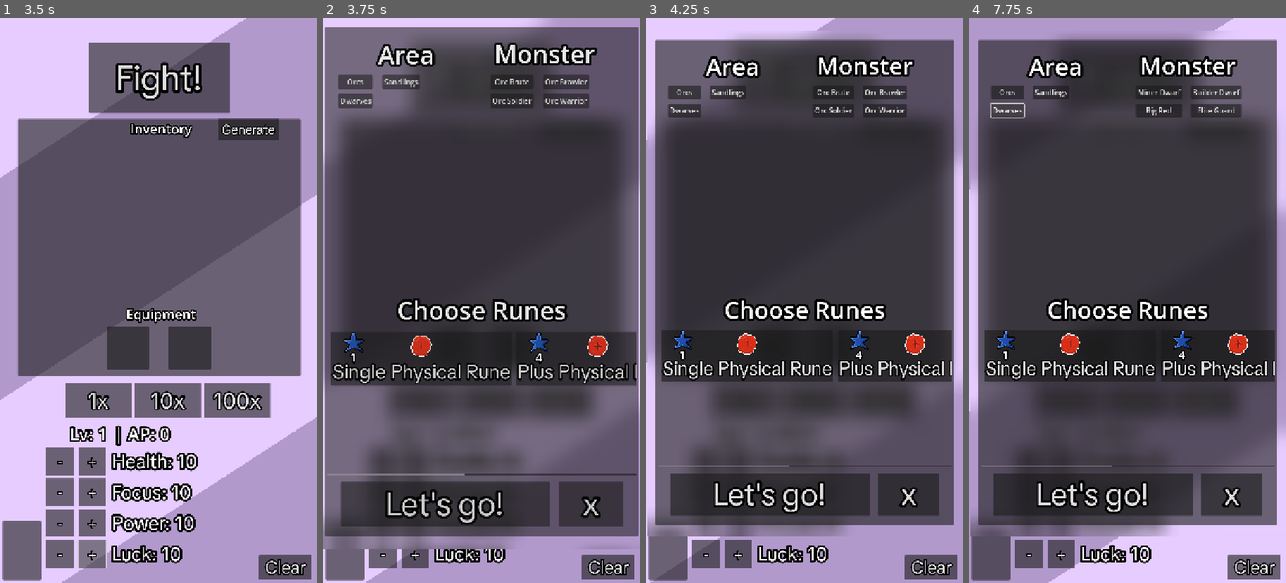
Above: before the commit, frames 1-4 (left to right).
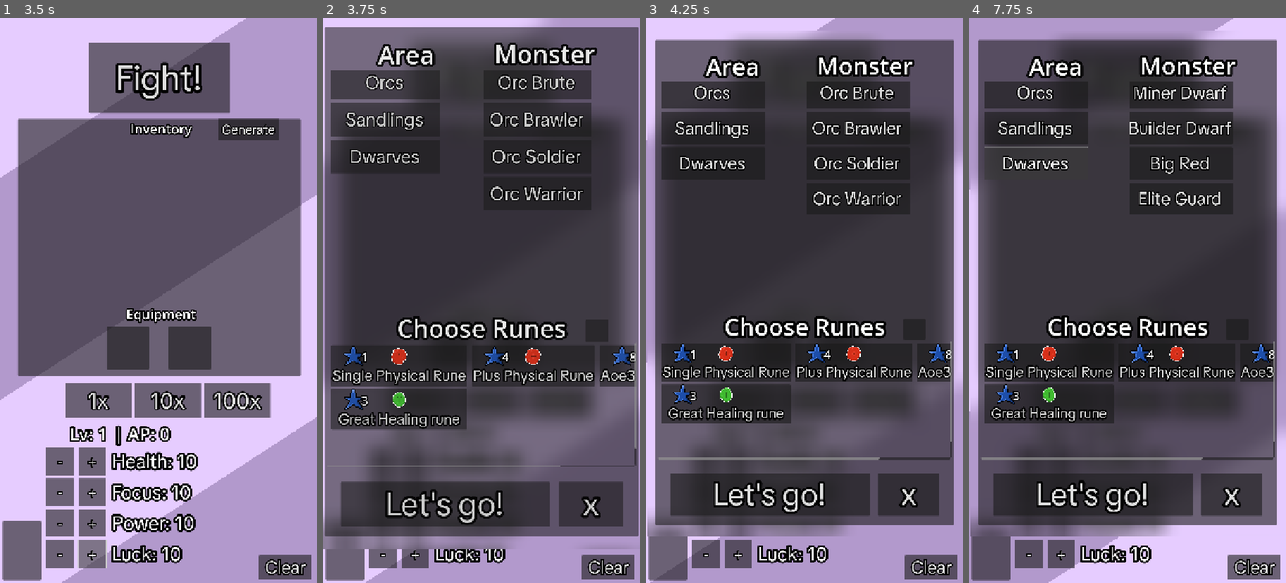
Above: after the commit, the same moments.

Repository: Nano95/project_RUNES
Game: Godot game, scene res://Scenes/Main.tscn
The game is run twice, just before and just after one commit, with the same random seed, the same clock (stepped at 60 frames per second) and the same inputs.
Inputs (mouse positions are in pixels of both pictures, inside the frame that each line leads up to):
- Up to frame 1 (3.5 s): click "+" at 0.5 s; click "+" at 1.25 s; click "+" at 2 s; click "+" at 2.75 s
- Up to frame 2 (3.75 s): click "Fight!" at 3.5 s
- Up to frame 3 (4.25 s): no input
- Up to frame 4 (7.75 s): click "Generate" at 4.25 s; click (991, 549) at 5 s; click "Orcs" at 5.75 s; click "Sandlings" at 6.5 s; click "Dwarves" at 7.25 s

Frame 1 is identical in both runs. In frame 2, 16% of the frame differs, in the area x 1-99%, y 9-81%; in frame 3, 14%; in frame 4, 14%.

Commit message:
Updated all monsters and added looting

Diff:
--- a/Scenes/FightMenu.tscn
+++ b/Scenes/FightMenu.tscn
@@ -11,6 +11,18 @@
 shader_parameter/lod = 3.0000001425
 
 [sub_resource type="ShaderMaterial" id="ShaderMaterial_8k8yn"]
+resource_local_to_scene = true
+shader = ExtResource("4_ov7x6")
+shader_parameter/time = 4.750000002218258e-07
+shader_parameter/activate = false
+
+[sub_resource type="ShaderMaterial" id="ShaderMaterial_ipivn"]
+resource_local_to_scene = true
+shader = ExtResource("4_ov7x6")
+shader_parameter/time = 4.750000002218258e-07
+shader_parameter/activate = false
+
+[sub_resource type="ShaderMaterial" id="ShaderMaterial_p854w"]
 resource_local_to_scene = true
 shader = ExtResource("4_ov7x6")
 shader_parameter/time = 4.750000002218258e-07
@@ -59,7 +71,7 @@
 vertical_alignment = 1
 
 [node name="ChooseMonster2" parent="ColorRect/Panel" instance=ExtResource("3_x5u2f")]
-material = SubResource("ShaderMaterial_8k8yn")
+material = SubResource("ShaderMaterial_ipivn")
 layout_mode = 0
 offset_left = 1.9999847
 offset_top = 22.0
@@ -87,8 +99,7 @@
 [node name="GridContainer" type="GridContainer" parent="ColorRect/Panel/Family/MarginContainer"]
 layout_mode = 2
 theme_override_constants/h_separation = 20
-theme_override_constants/v_separation = 10
-columns = 2
+theme_override_constants/v_separation = 80
 
 [node name="Location" type="ScrollContainer" parent="ColorRect/Panel"]
 custom_minimum_size = Vector2(150, 150)
@@ -107,17 +118,15 @@
 
 [node name="GridContainer" type="GridContainer" parent="ColorRect/Panel/Location/MarginContainer"]
 layout_mode = 2
-theme_override_constants/h_separation = 20
-theme_override_constants/v_separation = 10
-columns = 2
+theme_override_constants/v_separation = 80
 
 [node name="ChooseRunes" parent="ColorRect/Panel" instance=ExtResource("3_x5u2f")]
-material = SubResource("ShaderMaterial_8k8yn")
+material = SubResource("ShaderMaterial_p854w")
 layout_mode = 0
 offset_left = 1.9999847
-offset_top = 573.0
+offset_top = 612.0
 offset_right = 1252.0
-offset_bottom = 710.0
+offset_bottom = 749.0
 scale = Vector2(0.54, 0.54)
 text = "Choose Runes"
 horizontal_alignment = 1
@@ -126,9 +135,9 @@
 [node name="ScrollContainer2" type="ScrollContainer" parent="ColorRect/Panel/ChooseRunes"]
 layout_mode = 0
 offset_left = 7.4074364
-offset_top = 146.29626
+offset_top = 127.77779
 offset_right = 1246.2964
-offset_bottom = 731.48145
+offset_bottom = 625.92584
 
 [node name="MarginContainer" type="MarginContainer" parent="ColorRect/Panel/ChooseRunes/ScrollContainer2"]
 layout_mode = 2
@@ -142,7 +151,18 @@
 layout_mode = 2
 theme_override_constants/h_separation = 20
 theme_override_constants/v_separation = 10
-columns = 4
+columns = 3
+
+[node name="ToggleMonsterInfo" type="Button" parent="ColorRect/Panel"]
+layout_mode = 0
+offset_left = 564.00006
+offset_top = 632.0
+offset_right = 635.4286
+offset_bottom = 699.1428
+scale = Vector2(0.7, 0.7)
+theme_override_constants/outline_size = 30
+theme_override_fonts/font = ExtResource("5_utror")
+theme_override_font_sizes/font_size = 100
 
 [node name="Fight" type="Button" parent="ColorRect/Panel"]
 layout_mode = 0
--- a/Scenes/FightMenuRuneButton.tscn
+++ b/Scenes/FightMenuRuneButton.tscn
@@ -19,7 +19,7 @@
 scale = Vector2(0.25, 0.25)
 theme_override_constants/outline_size = 25
 theme_override_fonts/font = ExtResource("1_4rjwq")
-theme_override_font_sizes/font_size = 80
+theme_override_font_sizes/font_size = 60
 text = "Great Healing"
 icon = ExtResource("2_00aqc")
 icon_alignment = 1
@@ -37,11 +37,10 @@
 [node name="FocusLabel" parent="TextureRect" instance=ExtResource("5_lhn1g")]
 material = SubResource("ShaderMaterial_curfs")
 layout_mode = 0
-offset_left = -108.0
-offset_top = 68.0
-offset_right = 492.0
-offset_bottom = 205.0
+offset_left = 72.0
+offset_top = 12.0
+offset_right = 328.0
+offset_bottom = 149.0
 scale = Vector2(0.5, 0.5)
 text = "10"
-horizontal_alignment = 1
 vertical_alignment = 1
--- /dev/null
+++ b/Scenes/MyButton.tscn
@@ -0,0 +1,27 @@
+[gd_scene load_steps=3 format=3 uid="uid://b37x20v0etu6t"]
+
+[ext_resource type="FontFile" uid="uid://dkwdv1gjlxyfy" path="res://TikTokSans_24pt-Regular.ttf" id="1_a8uc2"]
+[ext_resource type="Script" uid="uid://b0u33hmqstq1d" path="res://Scripts/MyButton.gd" id="1_xd1w4"]
+
+[node name="Control" type="Control"]
+layout_mode = 3
+anchors_preset = 0
+offset_right = 40.0
+offset_bottom = 40.0
+script = ExtResource("1_xd1w4")
+
+[node name="Button" type="Button" parent="."]
+custom_minimum_size = Vector2(600, 182)
+layout_mode = 1
+anchors_preset = 15
+anchor_right = 1.0
+anchor_bottom = 1.0
+offset_right = 560.0
+offset_bottom = 142.0
+grow_horizontal = 2
+grow_vertical = 2
+scale = Vector2(0.4, 0.4)
+theme_override_constants/outline_size = 25
+theme_override_fonts/font = ExtResource("1_a8uc2")
+theme_override_font_sizes/font_size = 100
+text = "Orc Brute"
--- a/Scripts/FightMenu.gd
+++ b/Scripts/FightMenu.gd
@@ -7,6 +7,7 @@
 @export var start_button:Button
 @export var exit_button:Button
 @onready var rune_button:PackedScene = preload("res://Scenes/FightMenuRuneButton.tscn")
+@onready var my_button:PackedScene = preload("res://Scenes/MyButton.tscn")
 var areas:Array = ["orcs", "sandlings", "dwarves"]
 
 var selected_family: String = ""
@@ -29,10 +30,8 @@
 
 func setup_monster_grid() -> void:
 	for family in areas:
-		var btn := Button.new()
-		btn.text = family.capitalize()
-		btn.size += Vector2(20, 15)
-		btn.pressed.connect(_on_family_selected.bind(family))
+		var btn := my_button.instantiate()
+		btn.setup(family.capitalize(), _on_family_selected.bind(family), Vector2(.4, .4))
 		monster_grid_container.add_child(btn)
 
 	_on_family_selected(areas[0])
@@ -64,10 +63,8 @@
 
 	var monsters = MonsterDatabase[family]
 	for i in monsters.size():
-		var btn := Button.new()
-		btn.text = monsters[i].name  # or "Orc %d" % (i+1)
-		btn.scale = Vector2(1.6, 1.6)
-		btn.pressed.connect(_on_monster_selected.bind(i + 1))
+		var btn := my_button.instantiate()
+		btn.setup(monsters[i].name.capitalize(),_on_monster_selected.bind(i + 1), Vector2(.4, .4))
 		location_grid_container.add_child(btn)
 
 func _on_monster_selected(index: int) -> void:
--- a/Scripts/GameController.gd
+++ b/Scripts/GameController.gd
@@ -150,6 +150,8 @@
 	# Remove from grid
 	my_grid.clear_monster(monster)
 	#game_ui.update_monster_damage(calculate_group_power()) # I dont think we want to update this as game ends
+	print("")
+	roll_loot(monster.base)
 
 	var game_over = check_if_all_monsters_dead(false)
 	if (game_over): return
@@ -307,6 +309,30 @@
 
 	return base
 
+func roll_loot(monster: MonsterBase) -> void:
+	# --- ESSENCE (always drops) ---
+	var essence_amount := randi_range(monster.min_essence_amount, monster.max_essence_amount)
+	main.game_data.current_essences[monster.essence_type] += essence_amount
+	main.game_data.total_essences[monster.essence_type] += essence_amount
+	#loot_panel.add_loot_entry("+" + str(essence_amount) + " " + monster.essence_type + " Essence", essence_color, true)
+	print("Essences: ", essence_amount)
+	# --- GOLD (chance-based) ---
+	var final_gold_chance = monster.gold_chance + (current_luck * 0.01)
+	if (randf() <= (final_gold_chance)):
+		var gold_amount := randi_range(monster.min_gold_reward, monster.max_gold_reward)
+		main.game_data.current_gold += gold_amount
+		main.game_data.total_gold += gold_amount
+		#loot_panel.add_loot_entry("+" + str(gold_amount) + " Gold", gold_color, true)
+
+		print("final_gold_chance: ", gold_amount)
+	# --- EQUIPMENT (rare) ---
+	#if randf() <= monster.equipment_chance and monster.equipment_pool.size() > 0:
+		#var item_id := monster.equipment_pool.pick_random()
+		#var item := ItemDatabase.generate_item(item_id)
+		#main.game_data.add_item_to_inventory(item)
+		#loot_panel.add_loot_entry("Found: " + item.name, item_color, true)
+
+
 ######################
 ########### RUNE STUFF
 ######################
--- /dev/null
+++ b/Scripts/MyButton.gd
@@ -0,0 +1,7 @@
+extends Control
+class_name MyButton
+
+func setup(txt:String, callable:Callable, new_scale:Vector2=Vector2(1.0, 1.0)) -> void:
+	$Button.text = str(txt)
+	$Button.pressed.connect(callable)
+	scale = new_scale
--- a/Scripts/Resources/MonsterBase.gd
+++ b/Scripts/Resources/MonsterBase.gd
@@ -5,7 +5,10 @@
 @export var max_hp: int
 @export var power: int  # contributes to turn-attack damage
 @export var exp_reward: int
-@export var gold_reward: int
+
+@export var gold_chance: float = 0.75
+@export var min_gold_reward: int
+@export var max_gold_reward: int
 
 @export var essence_type: String  # "fire", "earth", etc.
 @export var min_essence_amount: int
@@ -18,3 +21,6 @@
 @export var anim_offset_y:int
 @export var anim_name: String
 @export var rarity: int = 1  # 1=common, 2=elite, 3=boss
+
+@export var equipment_chance: float = 0.02
+@export var equipment_pool: Array[String] = []
--- a/Scripts/Resources/Monsters/Dwarf1.tres
+++ b/Scripts/Resources/Monsters/Dwarf1.tres
@@ -8,10 +8,11 @@
 max_hp = 40
 power = 18
 exp_reward = 17
-gold_reward = 25
+min_gold_reward = 6
+max_gold_reward = 17
 essence_type = "physical"
-min_essence_amount = 3
-max_essence_amount = 4
+min_essence_amount = 5
+max_essence_amount = 7
 attack_speed = 4
 anim_offset_y = -13
 anim_name = "dwarf1"
--- a/Scripts/Resources/Monsters/Dwarf2.tres
+++ b/Scripts/Resources/Monsters/Dwarf2.tres
@@ -8,10 +8,11 @@
 max_hp = 50
 power = 18
 exp_reward = 19
-gold_reward = 29
+min_gold_reward = 8
+max_gold_reward = 17
 essence_type = "physical"
-min_essence_amount = 3
-max_essence_amount = 4
+min_essence_amount = 6
+max_essence_amount = 7
 attack_speed = 4
 anim_offset_y = -13
 anim_name = "dwarf2"
--- a/Scripts/Resources/Monsters/Dwarf3.tres
+++ b/Scripts/Resources/Monsters/Dwarf3.tres
@@ -8,10 +8,11 @@
 max_hp = 58
 power = 25
 exp_reward = 30
-gold_reward = 20
-essence_type = "physical"
-min_essence_amount = 3
-max_essence_amount = 4
+min_gold_reward = 5
+max_gold_reward = 20
+essence_type = "earth"
+min_essence_amount = 4
+max_essence_amount = 5
 attack_speed = 4
 anim_offset_y = -13
 anim_name = "dwarf3"
--- a/Scripts/Resources/Monsters/Dwarf4.tres
+++ b/Scripts/Resources/Monsters/Dwarf4.tres
@@ -8,10 +8,11 @@
 max_hp = 70
 power = 22
 exp_reward = 35
-gold_reward = 24
+min_gold_reward = 10
+max_gold_reward = 20
 essence_type = "physical"
-min_essence_amount = 3
-max_essence_amount = 4
+min_essence_amount = 7
+max_essence_amount = 9
 attack_speed = 4
 anim_offset_y = -13
 anim_name = "dwarf4"
--- a/Scripts/Resources/Monsters/Orc1.tres
+++ b/Scripts/Resources/Monsters/Orc1.tres
@@ -8,8 +8,10 @@
 max_hp = 15
 power = 1
 exp_reward = 4
-gold_reward = 5
+min_gold_reward = 1
+max_gold_reward = 3
 essence_type = "physical"
+min_essence_amount = 1
 max_essence_amount = 2
 attack_speed = 4
 anim_offset_y = -11
--- a/Scripts/Resources/Monsters/Orc2.tres
+++ b/Scripts/Resources/Monsters/Orc2.tres
@@ -8,7 +8,8 @@
 max_hp = 23
 power = 2
 exp_reward = 7
-gold_reward = 7
+min_gold_reward = 1
+max_gold_reward = 5
 essence_type = "physical"
 min_essence_amount = 1
 max_essence_amount = 2
--- a/Scripts/Resources/Monsters/Orc3.tres
+++ b/Scripts/Resources/Monsters/Orc3.tres
@@ -8,9 +8,10 @@
 max_hp = 30
 power = 4
 exp_reward = 10
-gold_reward = 11
+min_gold_reward = 3
+max_gold_reward = 6
 essence_type = "physical"
-min_essence_amount = 2
+min_essence_amount = 1
 max_essence_amount = 3
 attack_speed = 4
 anim_offset_y = -14
--- a/Scripts/Resources/Monsters/Orc4.tres
+++ b/Scripts/Resources/Monsters/Orc4.tres
@@ -8,10 +8,11 @@
 max_hp = 40
 power = 6
 exp_reward = 15
-gold_reward = 13
+min_gold_reward = 4
+max_gold_reward = 12
 essence_type = "physical"
-min_essence_amount = 3
-max_essence_amount = 4
+min_essence_amount = 2
+max_essence_amount = 3
 attack_speed = 4
 anim_offset_y = -14
 anim_name = "orc4"
--- a/Scripts/Resources/Monsters/Sandling1.tres
+++ b/Scripts/Resources/Monsters/Sandling1.tres
@@ -8,10 +8,11 @@
 max_hp = 35
 power = 12
 exp_reward = 13
-gold_reward = 10
+min_gold_reward = 2
+max_gold_reward = 9
 essence_type = "physical"
 min_essence_amount = 3
-max_essence_amount = 4
+max_essence_amount = 5
 attack_speed = 4
 anim_offset_y = -9
 anim_name = "sandling1"
--- a/Scripts/Resources/Monsters/Sandling2.tres
+++ b/Scripts/Resources/Monsters/Sandling2.tres
@@ -8,10 +8,11 @@
 max_hp = 42
 power = 17
 exp_reward = 17
-gold_reward = 13
+min_gold_reward = 4
+max_gold_reward = 12
 essence_type = "physical"
-min_essence_amount = 3
-max_essence_amount = 4
+min_essence_amount = 4
+max_essence_amount = 5
 attack_speed = 4
 anim_offset_y = -11
 anim_name = "sandling2"
--- a/Scripts/Resources/Monsters/Sandling3.tres
+++ b/Scripts/Resources/Monsters/Sandling3.tres
@@ -8,10 +8,11 @@
 max_hp = 47
 power = 19
 exp_reward = 20
-gold_reward = 16
+min_gold_reward = 5
+max_gold_reward = 14
 essence_type = "physical"
-min_essence_amount = 3
-max_essence_amount = 4
+min_essence_amount = 4
+max_essence_amount = 6
 attack_speed = 4
 anim_offset_y = -12
 anim_name = "sandling3"
--- a/Scripts/Resources/Monsters/Sandling4.tres
+++ b/Scripts/Resources/Monsters/Sandling4.tres
@@ -8,10 +8,11 @@
 max_hp = 52
 power = 23
 exp_reward = 20
-gold_reward = 15
-essence_type = "physical"
+min_gold_reward = 6
+max_gold_reward = 15
+essence_type = "lightning"
 min_essence_amount = 3
-max_essence_amount = 4
+max_essence_amount = 5
 attack_speed = 4
 anim_offset_y = -13
 anim_name = "sandling4"
--- a/Scripts/Resources/SaveData.gd
+++ b/Scripts/Resources/SaveData.gd
@@ -10,9 +10,29 @@
 @export var current_exp:float = 0 # Drives UI -- progress Bar -- and resets to 0 on level up
 @export var total_gold:float = 0
 @export var current_gold:float = 0
+@export var total_essences:Dictionary = {
+	"physical": 0,
+	"fire": 0,
+	"ice": 0,
+	"earth": 0,
+	"lightning": 0
+}
+@export var current_essences:Dictionary = {
+	"physical": 0,
+	"fire": 0,
+	"ice": 0,
+	"earth": 0,
+	"lightning": 0
+}
 @export var equipped = {
 	"slot1": null,
 	"slot2": null
+}
+@export var monsters_unlocked = {
+	"slimes": false,
+	"orcs": false,
+	"sandlings": false,
+	"dwarves": false,
 }
 @export var available_ap:int = 0
 @export var base_stats:Dictionary = { "health": 10, "focus": 10, "power": 10, "luck": 10 }
Not shown: 1 places in Scenes/FightMenu.tscn that only renumber resources
Not shown, added: Scripts/MyButton.gd.uid
